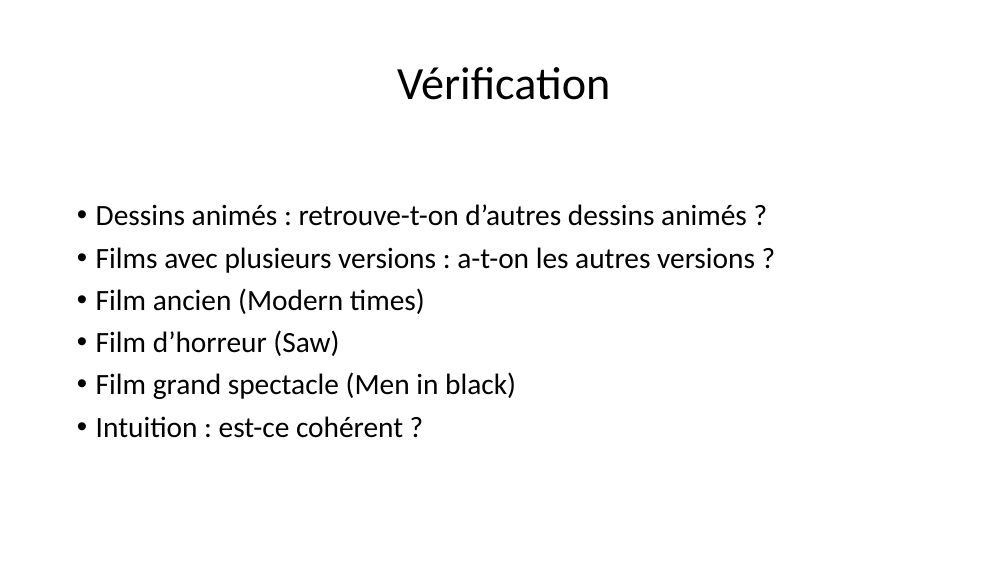
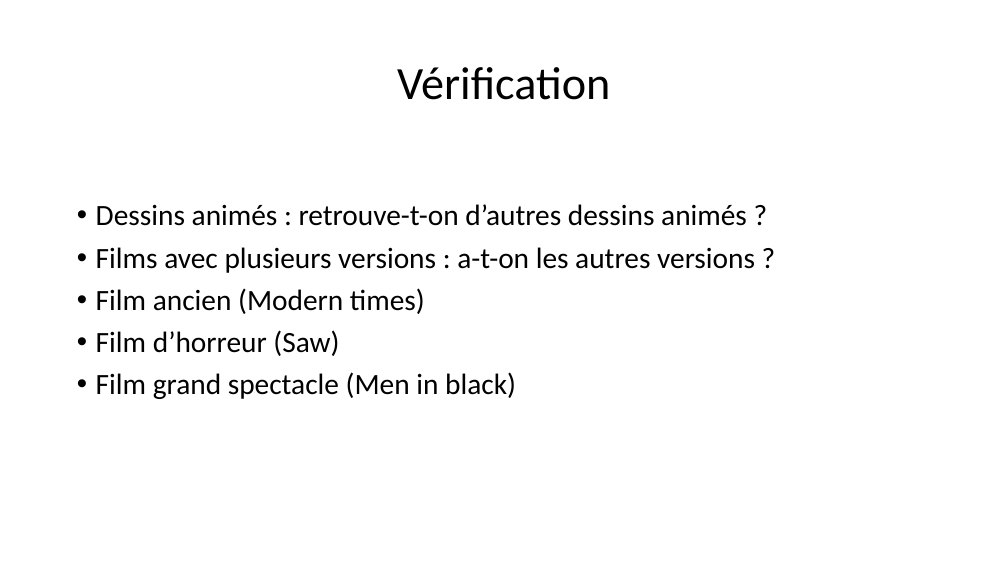
Before and after one commit to morganscao/Projet3, a slide deck: slide 27 of Rapport/Moteur de recommandations de films.pptx (slide 30 before the commit). Drawn at 1008x567 pixels with LibreOffice and Linux fonts; fonts in the diff are those of the drawing. Boxes give left, top, right and bottom in pixels: in the first picture for what was removed or moved away, otherwise in the second. Text is boxed around its words. In the diff, an @@ line names an element or a change of style, - is before the commit and + after.

```diff
--- a/Rapport/Moteur de recommandations de films.pptx
+++ b/Rapport/Moteur de recommandations de films.pptx
@@ text at [96, 416, 403, 438]: paragraph removed @@
-• Intuition : est-ce cohérent ?
```
Also in this commit, not shown: 9 other slides changed, 2 slides added, 5 slides removed.
